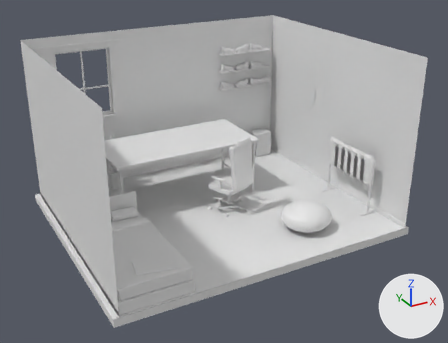
One commit to the glTF model static/models/Room/room.glb: the scene before it, then after it.
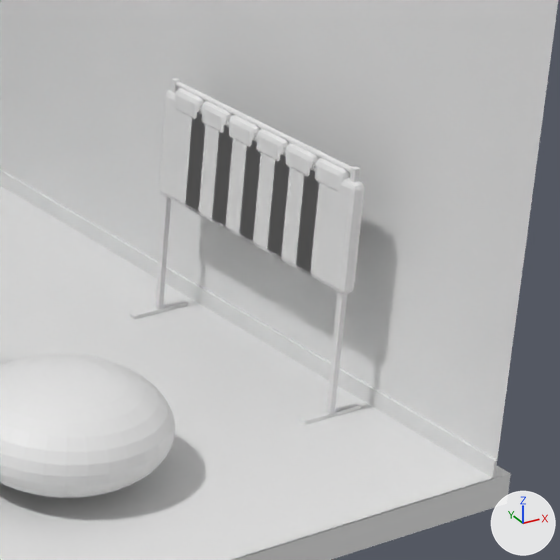
Each version is shown whole from a 50 mm camera at (-10.93, -23.5, 9.24) aimed at (0.28, -3.12, -0.95), then close up on the part from 65% to 94% of the width and 35% to 72% of the height. The axes (+X, +Y, +Z) are drawn at lower right. The lights are the same throughout. The first two pictures are the older version. Where no turn or scale is listed for an object, it has been applied to the vertices. Vertices at exactly the same position are counted once.

Names of what the first close-up shows: 'room'.
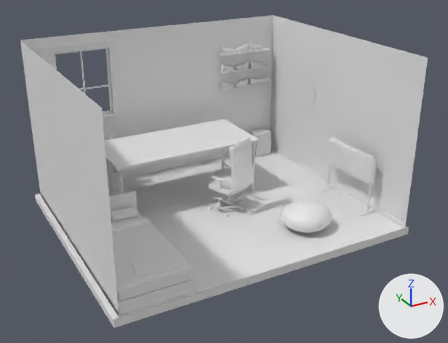
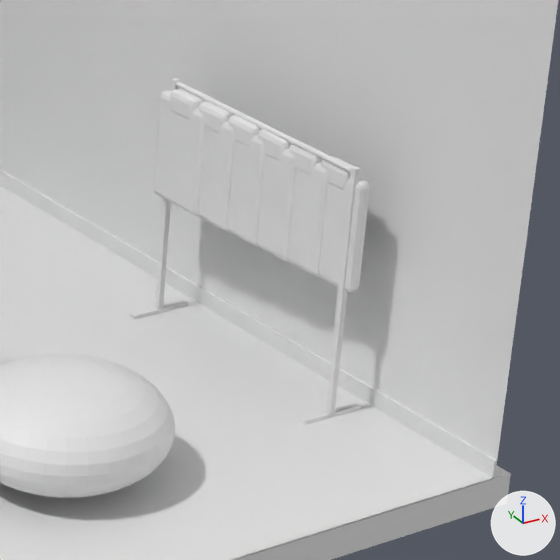
Location of each change, (x1, y1, x2, y2) in pixels of the close-ups (560 x 560 px; the box of a moved part takes in the faces that stretch with it):
part 1 of me_slab, moved or reshaped: before (158, 90, 205, 215); after (153, 90, 205, 217)
part 2 of me_slab, moved or reshaped: before (175, 88, 207, 119); after (170, 89, 204, 120)
part 3 of me_slab, moved or reshaped: before (201, 102, 233, 133); after (199, 102, 233, 134)
part 4 of me_slab, moved or reshaped: before (212, 121, 261, 244); after (227, 135, 265, 246)
part 5 of me_slab, moved or reshaped: before (239, 135, 289, 260); after (257, 149, 296, 261)
part 6 of me_slab, moved or reshaped: before (267, 150, 319, 276); after (287, 163, 328, 276)
part 7 of me_slab, moved or reshaped: before (285, 144, 319, 176); after (289, 143, 322, 176)
part 8 of me_slab, moved or reshaped: before (296, 167, 364, 294); after (319, 177, 370, 292)
part 9 of me_slab, moved or reshaped: before (315, 158, 350, 192); after (321, 156, 355, 190)
part 10 of me_slab, moved or reshaped: before (186, 108, 233, 229); after (198, 121, 235, 231)

Diff of the bpy script that builds the scene:
```diff
--- a/static/models/Room/room.glb.py
+++ b/static/models/Room/room.glb.py
@@ me_slab @@
 me_slab.from_pydata(...)  # 6674 vertices, 12544 faces; spans x -6.3..6.3, y -5.23..5.23, z -3.66..3.66
 # used by ob_room; location = (0.1, -2.37, 0.34)
+# me_slab part 1: the loose piece of 56 vertices spanning x 5.5..5.65, y -1.49..-0.73, z -2.0..-0.85 is moved by (-0.07, 0.0, 0.0)
+# me_slab part 2: the loose piece of 56 vertices spanning x 5.49..5.66, y -1.32..-0.9, z -1.03..-0.78 is moved by (-0.07, 0.0, 0.0)
+# me_slab part 3: the loose piece of 56 vertices spanning x 5.49..5.66, y -1.75..-1.33, z -1.03..-0.78 is moved by (-0.04, 0.0, 0.0)
+# me_slab part 4: the loose piece of 56 vertices spanning x 5.5..5.65, y -2.35..-1.59, z -2.0..-0.85 is moved by (-0.01, 0.0, 0.0)
+# me_slab part 5: the loose piece of 56 vertices spanning x 5.5..5.65, y -2.77..-2.01, z -2.0..-0.85 is moved by (0.01, 0.0, 0.0)
+# me_slab part 6: the loose piece of 56 vertices spanning x 5.5..5.65, y -3.2..-2.44, z -2.0..-0.85 is moved by (0.04, 0.0, 0.0)
+# me_slab part 7: the loose piece of 56 vertices spanning x 5.49..5.66, y -3.03..-2.61, z -1.03..-0.78 is moved by (0.04, 0.0, 0.0)
+# me_slab part 8: the loose piece of 56 vertices spanning x 5.5..5.65, y -3.63..-2.87, z -2.0..-0.85 is moved by (0.06, 0.0, 0.0)
+# me_slab part 9: the loose piece of 56 vertices spanning x 5.49..5.66, y -3.46..-3.04, z -1.03..-0.78 is moved by (0.06, 0.0, 0.0)
+# me_slab part 10
+# 36 vertices are removed from x 5.5..5.65, y -1.92..-1.16, z -2.0..-0.85
+# 108 faces are deleted
+# 4 vertices in x 5.53, y -1.89..-1.18, z -1.97..-0.88 move by (0.06, 0.0, 0.0)
+# 16 vertices move from x 5.52..5.56, y -1.92..-1.16, z -2.0..-0.85 to x 5.56..5.6, y -1.92..-1.16, z -2.0..-0.85
+# 29 vertices are added at x 5.47..5.62, y -1.92..-1.16, z -2.0..-0.85
+# 7 new vertices lie (0.0, 0.64, 0.0) away from vertices in x 5.47..5.62, y -1.86..-1.22, z -1.98..-0.87
+# 108 new faces join them
```
